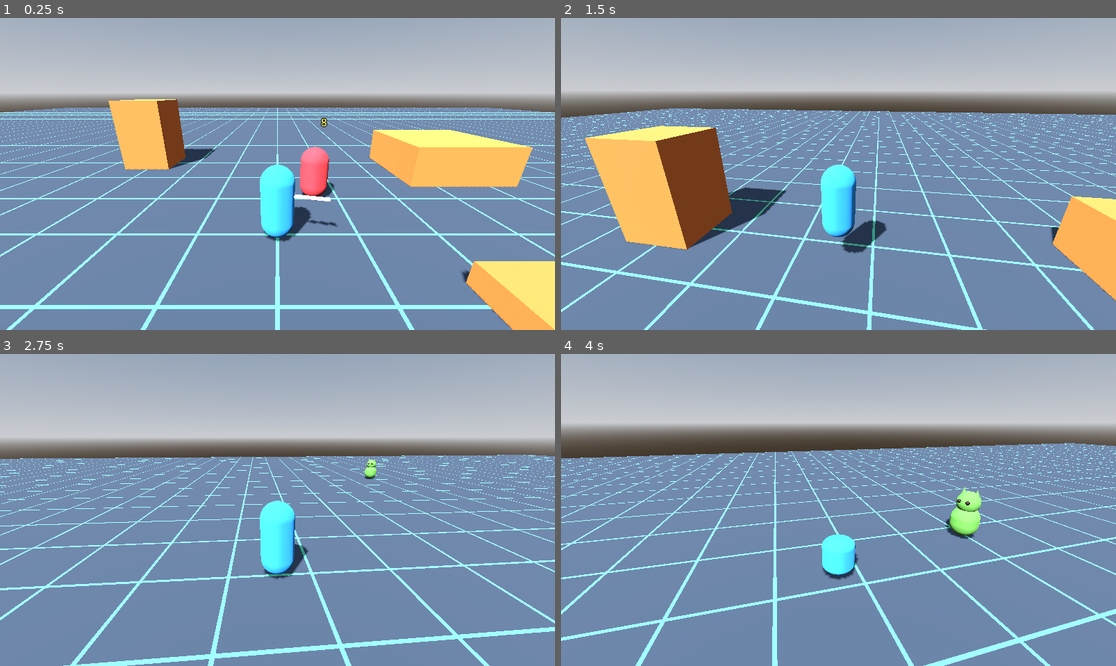
Above: before the commit, frames 1-4 (two rows, left to right).
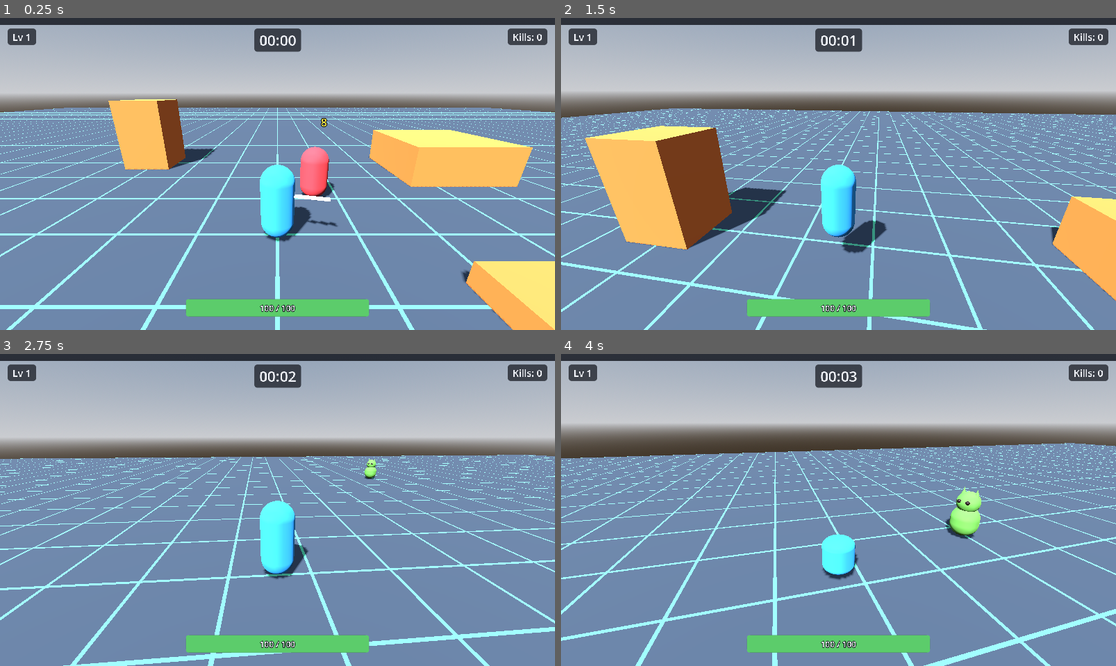
Above: after the commit, the same moments.

Repository: MotelPaso/chipeteao-main
Game: Godot game, scene res://scenes/world/Main.tscn
Two runs of this game, one before a commit and one after it. Both use one fixed random seed, a clock stepped at 60 frames per second and the inputs below.
Inputs (mouse positions are in pixels of both pictures, inside the frame that each line leads up to):
- Up to frame 1 (0.25 s): no input
- Up to frame 2 (1.5 s): move the mouse to (866, 174) at 0.52 s; hold Shift (sprint) 0.53-1.28 s; hold W (move_forward) from 0.53 s (still down); tap Space (jump) at 0.77 s; move the mouse to (810, 174) at 1.27 s; tap Shift (sprint) at 1.35 s
- Up to frame 3 (2.75 s): keep holding W (move_forward); tap Space (jump) at 1.52 s; move the mouse to (288, 503) at 2.02 s; hold Shift (sprint) from 2.03 s (still down)
- Up to frame 4 (4 s): keep holding W (move_forward); move the mouse to (832, 516) at 2.77 s; release Shift (sprint) at 2.78 s; tap Shift (sprint) at 2.85 s; tap Space (jump) at 3.02, 3.77 s; move the mouse to (877, 513) at 3.52 s; hold Shift (sprint) from 3.53 s (still down)

The runs differ from the first frame. In frame 1, 5.4% of the frame differs, in the area x 0-100%, y 0-96%; in frame 2, 5.4%; in frame 3, 5.4%; in frame 4, 5.4%.

Commit message:
Add in-game HUD: HP bar, XP bar, level, run timer, kill counter
Co-Authored-By: Claude Fable 5 <noreply@anthropic.com>

Diff:
--- /dev/null
+++ b/scenes/ui/HUD.tscn
@@ -0,0 +1,79 @@
+[gd_scene load_steps=2 format=3]
+
+[ext_resource type="Script" path="res://scripts/ui/hud.gd" id="1_hud"]
+
+[node name="HUD" type="CanvasLayer"]
+layer = 5
+script = ExtResource("1_hud")
+
+[node name="XpBar" type="ProgressBar" parent="."]
+unique_name_in_owner = true
+anchor_right = 1.0
+offset_bottom = 14.0
+grow_horizontal = 2
+mouse_filter = 2
+max_value = 8.0
+show_percentage = false
+
+[node name="LevelLabel" type="Label" parent="."]
+unique_name_in_owner = true
+offset_left = 16.0
+offset_top = 22.0
+offset_right = 16.0
+offset_bottom = 22.0
+theme_override_colors/font_color = Color(0.94, 0.95, 0.97, 1)
+theme_override_font_sizes/font_size = 20
+text = "Lv 1"
+
+[node name="TimerLabel" type="Label" parent="."]
+unique_name_in_owner = true
+anchor_left = 0.5
+anchor_right = 0.5
+offset_top = 22.0
+grow_horizontal = 2
+theme_override_colors/font_color = Color(0.94, 0.95, 0.97, 1)
+theme_override_font_sizes/font_size = 30
+text = "00:00"
+
+[node name="KillsLabel" type="Label" parent="."]
+unique_name_in_owner = true
+anchor_left = 1.0
+anchor_right = 1.0
+offset_left = -16.0
+offset_top = 22.0
+offset_right = -16.0
+grow_horizontal = 0
+theme_override_colors/font_color = Color(0.94, 0.95, 0.97, 1)
+theme_override_font_sizes/font_size = 20
+text = "Kills: 0"
+
+[node name="HpBar" type="ProgressBar" parent="."]
+unique_name_in_owner = true
+anchor_left = 0.5
+anchor_top = 1.0
+anchor_right = 0.5
+anchor_bottom = 1.0
+offset_left = -190.0
+offset_top = -64.0
+offset_right = 190.0
+offset_bottom = -28.0
+grow_horizontal = 2
+grow_vertical = 0
+mouse_filter = 2
+max_value = 100.0
+value = 100.0
+show_percentage = false
+
+[node name="HpLabel" type="Label" parent="HpBar"]
+unique_name_in_owner = true
+anchor_right = 1.0
+anchor_bottom = 1.0
+grow_horizontal = 2
+grow_vertical = 2
+theme_override_colors/font_color = Color(0.97, 0.98, 0.99, 1)
+theme_override_colors/font_outline_color = Color(0.05, 0.06, 0.09, 0.9)
+theme_override_constants/outline_size = 5
+theme_override_font_sizes/font_size = 17
+text = "100 / 100"
+horizontal_alignment = 1
+vertical_alignment = 1
--- a/scenes/world/Main.tscn
+++ b/scenes/world/Main.tscn
@@ -1,10 +1,11 @@
-[gd_scene load_steps=22 format=3 uid="uid://dqv5m2x8rk1fj"]
+[gd_scene load_steps=23 format=3 uid="uid://dqv5m2x8rk1fj"]
 
 [ext_resource type="PackedScene" uid="uid://c8k2h1n3m5p0a" path="res://scenes/player/Player.tscn" id="1_player"]
 [ext_resource type="PackedScene" uid="uid://dn4r8t2ycv5qb" path="res://scenes/enemies/TargetDummy.tscn" id="2_dummy"]
 [ext_resource type="Script" path="res://scripts/systems/enemy_spawner.gd" id="3_spawner"]
 [ext_resource type="PackedScene" uid="uid://bqgr4nt0h3v2e" path="res://scenes/enemies/Grunt.tscn" id="4_grunt"]
 [ext_resource type="PackedScene" path="res://scenes/ui/UpgradeCardUI.tscn" id="5_cardui"]
+[ext_resource type="PackedScene" path="res://scenes/ui/HUD.tscn" id="6_hud"]
 
 [sub_resource type="Shader" id="Shader_grid"]
 code = "shader_type spatial;
@@ -149,3 +150,5 @@
 grunt_scene = ExtResource("4_grunt")
 
 [node name="UpgradeCardUI" parent="." instance=ExtResource("5_cardui")]
+
+[node name="HUD" parent="." instance=ExtResource("6_hud")]
--- a/scripts/systems/health.gd
+++ b/scripts/systems/health.gd
@@ -5,9 +5,15 @@
 ## Emits died once when HP reaches zero; heal_full() re-arms it.
 
 signal damaged(amount: float, current: float)
+## Non-damage HP changes (max_hp raises, full heals) so health bars can
+## re-read both values; damage keeps the dedicated signal above.
+signal hp_changed(current: float, max_hp: float)
 signal died
 
-@export var max_hp: float = 50.0
+@export var max_hp: float = 50.0:
+	set(value):
+		max_hp = value
+		hp_changed.emit(current_hp, max_hp)
 @export var show_damage_popups: bool = true
 
 var current_hp: float
@@ -41,6 +47,7 @@
 func heal_full() -> void:
 	current_hp = max_hp
 	is_dead = false
+	hp_changed.emit(current_hp, max_hp)
 
 
 func _spawn_damage_popup(amount: float) -> void:
--- a/scripts/systems/run_state.gd
+++ b/scripts/systems/run_state.gd
@@ -7,6 +7,7 @@
 
 signal xp_changed(current_xp: int, xp_to_next: int)
 signal leveled_up(new_level: int)
+signal kills_changed(total_kills: int)
 
 var xp: int = 0
 var level: int = 1
@@ -34,6 +35,7 @@
 	pickup_radius_multiplier = 1.0
 	xp_to_next = _xp_required(level)
 	xp_changed.emit(xp, xp_to_next)
+	kills_changed.emit(kills)
 
 
 func add_xp(amount: int) -> void:
@@ -52,6 +54,7 @@
 
 func add_kill() -> void:
 	kills += 1
+	kills_changed.emit(kills)
 
 
 func _xp_required(for_level: int) -> int:
--- /dev/null
+++ b/scripts/ui/hud.gd
@@ -0,0 +1,110 @@
+extends CanvasLayer
+## In-game HUD (GDD 9.5): HP bar with numeric readout, thin XP bar with a
+## level tag, MM:SS run timer, and kill counter. Loose coupling: finds the
+## player via its group at ready and RunState via the autoload; signals
+## drive every update (only the timer text polls, in _process). Default
+## pausable process mode is fine — run_time freezes with the tree and the
+## upgrade-card layer (10) draws above this one (5).
+
+## At or above this HP ratio the bar is full green; below it the color
+## ramps toward red.
+const LOW_HP_RATIO := 0.6
+
+const BAR_BG_COLOR := Color(0.05, 0.06, 0.09, 0.8)
+const PANEL_COLOR := Color(0.07, 0.08, 0.11, 0.72)
+const HP_FULL_COLOR := Color(0.36, 0.8, 0.42)
+const HP_LOW_COLOR := Color(0.9, 0.22, 0.2)
+## Matches the XP gem material, so the bar reads as "gems collected".
+const XP_COLOR := Color(0.35, 0.95, 0.6)
+
+@onready var _hp_bar: ProgressBar = %HpBar
+@onready var _hp_label: Label = %HpLabel
+@onready var _xp_bar: ProgressBar = %XpBar
+@onready var _level_label: Label = %LevelLabel
+@onready var _timer_label: Label = %TimerLabel
+@onready var _kills_label: Label = %KillsLabel
+
+var _hp_fill: StyleBoxFlat
+var _health: Health
+
+
+func _ready() -> void:
+	_apply_styles()
+	RunState.xp_changed.connect(_on_xp_changed)
+	RunState.leveled_up.connect(_on_leveled_up)
+	RunState.kills_changed.connect(_on_kills_changed)
+	_on_xp_changed(RunState.xp, RunState.xp_to_next)
+	_on_leveled_up(RunState.level)
+	_on_kills_changed(RunState.kills)
+	var player := get_tree().get_first_node_in_group("player")
+	_health = Health.find_in(player) if player != null else null
+	if _health != null:
+		_health.damaged.connect(_on_health_damaged)
+		_health.hp_changed.connect(_refresh_hp)
+		_health.died.connect(_on_health_died)
+		_refresh_hp(_health.current_hp, _health.max_hp)
+
+
+func _process(_delta: float) -> void:
+	var total := int(RunState.run_time)
+	_timer_label.text = "%02d:%02d" % [floori(total / 60.0), total % 60]
+
+
+func _on_health_damaged(_amount: float, current: float) -> void:
+	_refresh_hp(current, _health.max_hp)
+
+
+func _on_health_died() -> void:
+	_refresh_hp(0.0, _health.max_hp)
+
+
+func _refresh_hp(current: float, max_hp: float) -> void:
+	_hp_bar.max_value = max_hp
+	_hp_bar.value = current
+	# ceili, so a last sliver of HP reads "1", not a premature "0".
+	_hp_label.text = "%d / %d" % [ceili(current), roundi(max_hp)]
+	var ratio := clampf(current / max_hp, 0.0, 1.0) if max_hp > 0.0 else 0.0
+	_hp_fill.bg_color = HP_LOW_COLOR.lerp(HP_FULL_COLOR, clampf(ratio / LOW_HP_RATIO, 0.0, 1.0))
+
+
+func _on_xp_changed(current_xp: int, xp_to_next: int) -> void:
+	_xp_bar.max_value = xp_to_next
+	_xp_bar.value = current_xp
+
+
+func _on_leveled_up(new_level: int) -> void:
+	_level_label.text = "Lv %d" % new_level
+
+
+func _on_kills_changed(kills: int) -> void:
+	_kills_label.text = "Kills: %d" % kills
+
+
+## Placeholder look built in code (no assets): dark translucent flat boxes,
+## rounded HP bar, edge-to-edge XP strip, padded pill panels on the labels.
+func _apply_styles() -> void:
+	var hp_bg := _flat_box(BAR_BG_COLOR, 7)
+	hp_bg.set_border_width_all(2)
+	hp_bg.border_color = Color(0.0, 0.0, 0.0, 0.55)
+	hp_bg.set_content_margin_all(3)
+	_hp_fill = _flat_box(HP_FULL_COLOR, 5)
+	_hp_bar.add_theme_stylebox_override("background", hp_bg)
+	_hp_bar.add_theme_stylebox_override("fill", _hp_fill)
+
+	_xp_bar.add_theme_stylebox_override("background", _flat_box(BAR_BG_COLOR, 0))
+	_xp_bar.add_theme_stylebox_override("fill", _flat_box(XP_COLOR, 0))
+
+	for label: Label in [_level_label, _timer_label, _kills_label]:
+		var panel := _flat_box(PANEL_COLOR, 6)
+		panel.content_margin_left = 10.0
+		panel.content_margin_right = 10.0
+		panel.content_margin_top = 3.0
+		panel.content_margin_bottom = 3.0
+		label.add_theme_stylebox_override("normal", panel)
+
+
+static func _flat_box(color: Color, corner_radius: int) -> StyleBoxFlat:
+	var box := StyleBoxFlat.new()
+	box.bg_color = color
+	box.set_corner_radius_all(corner_radius)
+	return box
Not shown, added: scripts/ui/hud.gd.uid
Not shown, changed: CHANGELOG.md
